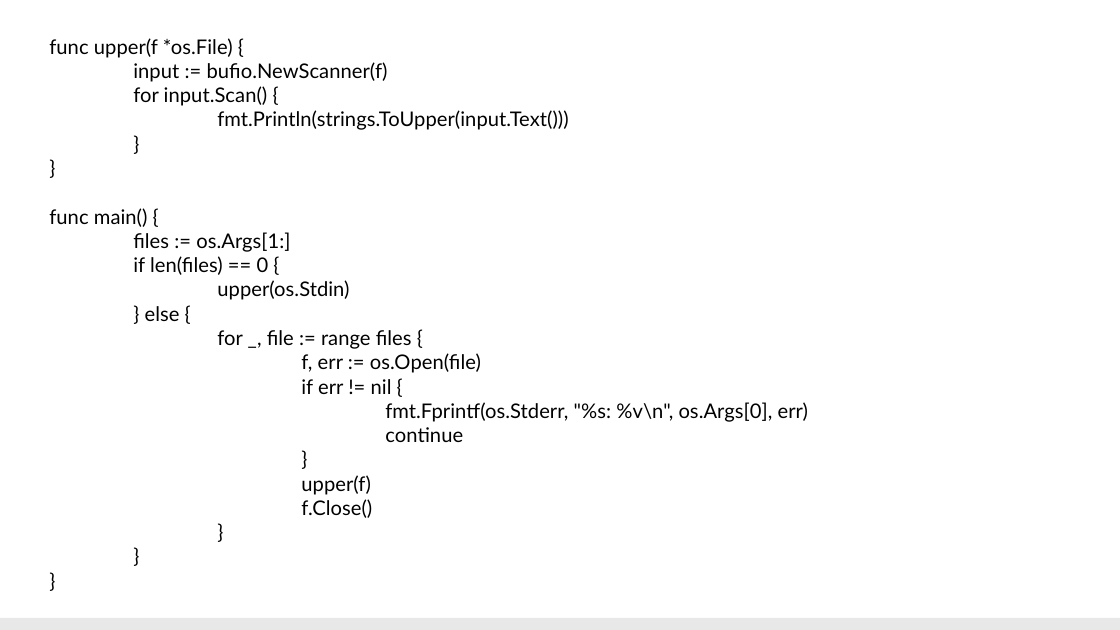
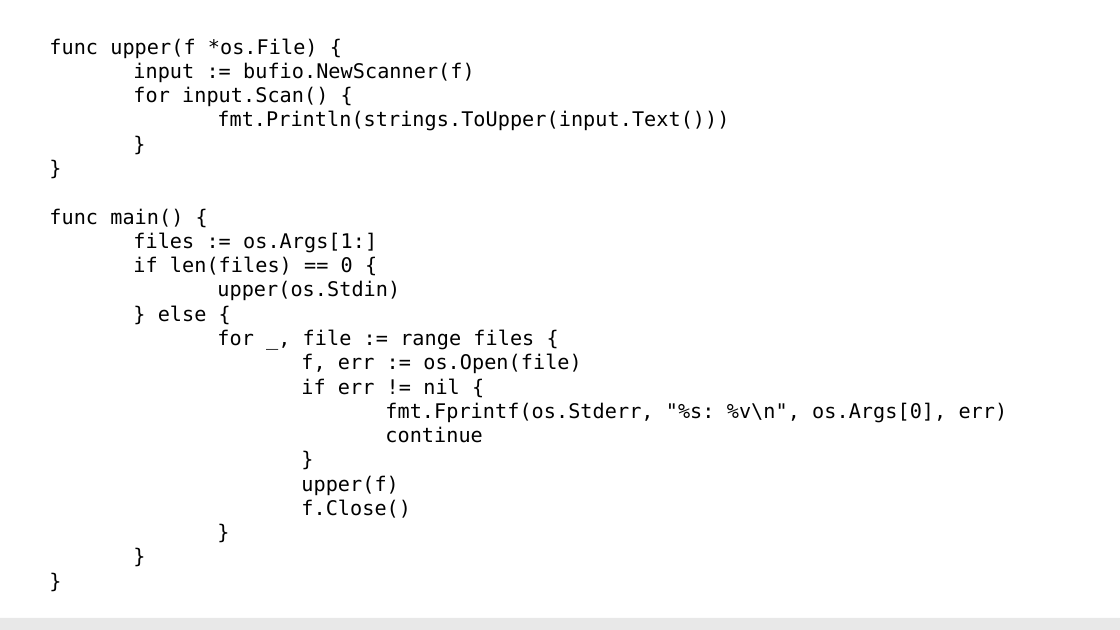
Before and after one commit to aregm/system-design-course, a slide deck: slide 17 of docs/Lecture 5.pptx (slide 16 before the commit). Drawn at 1120x630 pixels with LibreOffice and Linux fonts; fonts in the diff are those of the drawing. Boxes give left, top, right and bottom in pixels: in the first picture for what was removed or moved away, otherwise in the second. Text is boxed around its words. In the diff, an @@ line names an element or a change of style, - is before the commit and + after.

```diff
--- a/docs/Lecture 5.pptx
+++ b/docs/Lecture 5.pptx
@@ text "func upper(f *os.File) {" at (49,38,1008,443): font Lato to DejaVu Sans Mono @@
```
Also in this commit, not shown: 20 other slides changed, 2 slides added, 1 slide removed.
